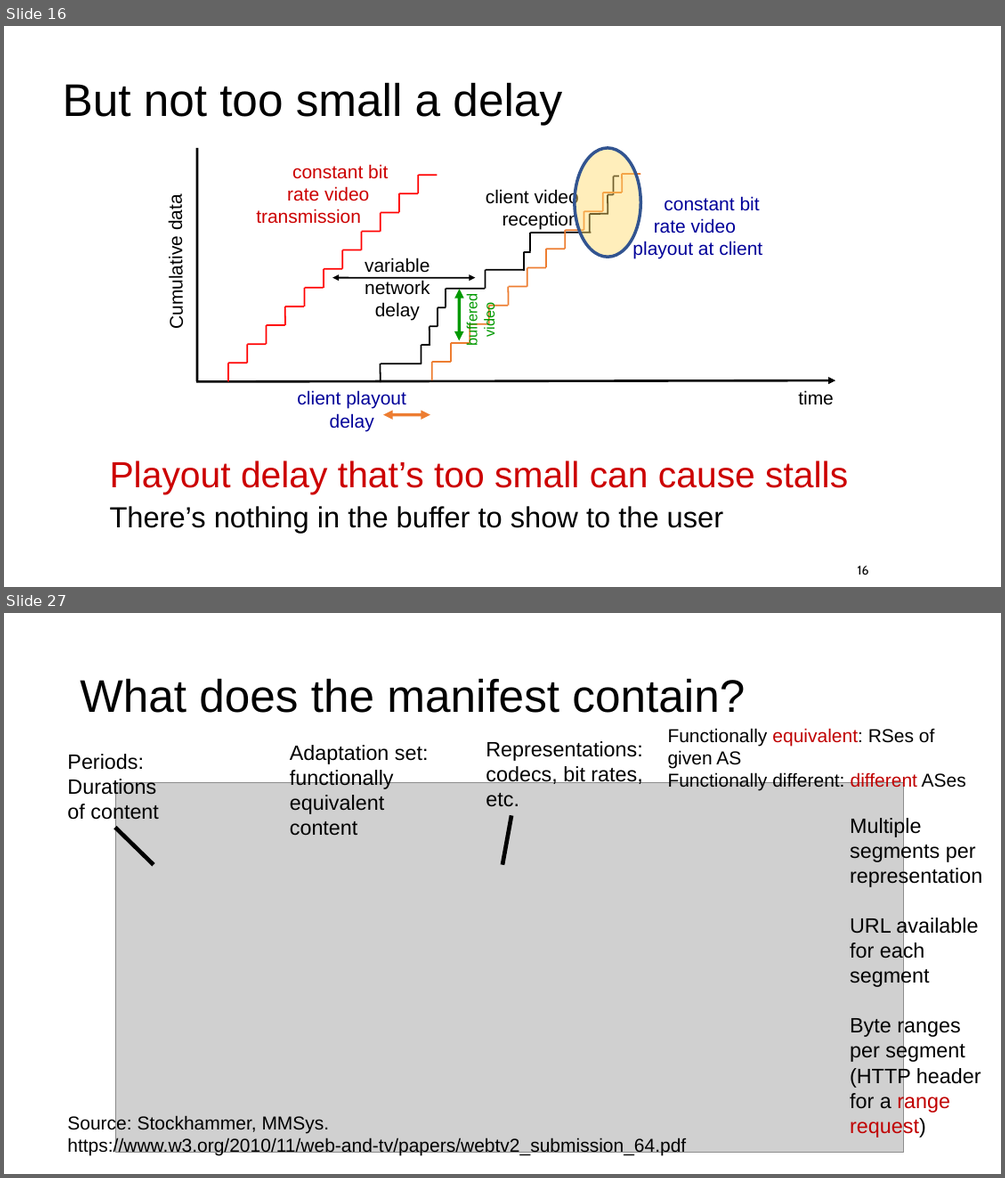
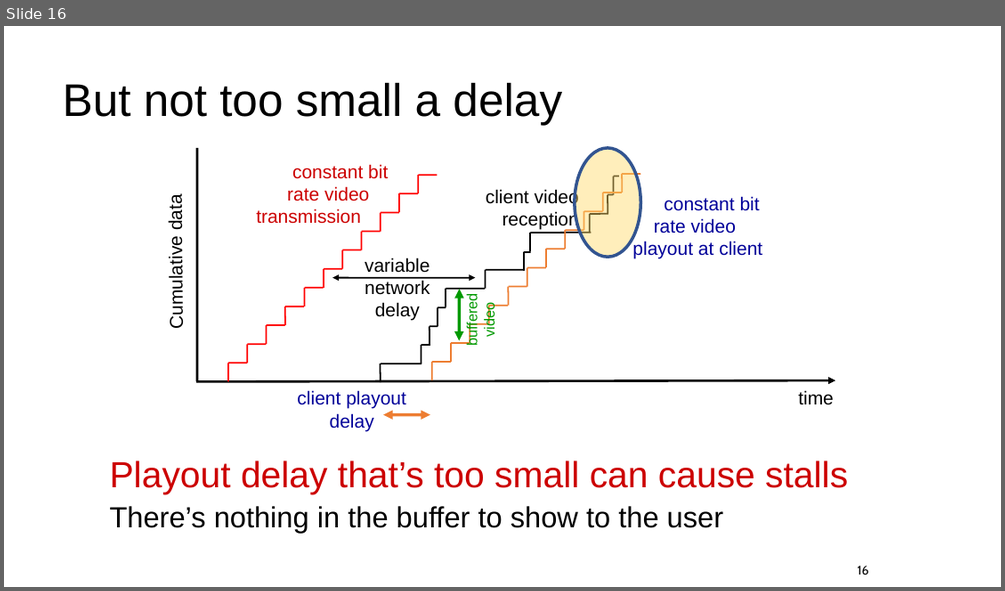
Before and after one commit to ngsrinivas/coursegen, a slide deck: ex/352-F24/staging/352-F24/lectures/09-app-video.pptx. Shown one above the other, each under a label of ours: slides 16 and 27 before the commit, slide 16 after it; the slides between them are not shown. The pictures are 1005x1178 and 1005x591 pixels, drawn with LibreOffice and Linux fonts; fonts in the diff are those of the drawing; grey boxes stand for pictures. Boxes give left, top, right and bottom in pixels: in the first picture for what was removed or moved away, otherwise in the second. Text is boxed around its words. In the diff, an @@ line names an element or a change of style, - is before the commit and + after.

```diff
--- a/ex/352-F24/staging/352-F24/lectures/09-app-video.pptx
+++ b/ex/352-F24/staging/352-F24/lectures/09-app-video.pptx
@@ slide 27 removed at box(4, 613, 1001, 1174), background #FFFFFF @@
@@ title removed at box(80, 678, 744, 713) @@
-What does the manifest contain?
@@ text removed at box(290, 745, 429, 835) @@
-Adaptation set: functionally equivalent content
@@ text removed at box(485, 741, 642, 806) @@
-Representations: codecs, bit rates, etc.
@@ text removed at box(668, 728, 966, 791) @@
-Functionally equivalent: RSes of given AS
-Functionally different: different ASes
@@ text removed at box(67, 754, 159, 823) @@
-Periods:
-Durations of content
@@ picture removed at box(115, 782, 904, 1151) @@
@@ line removed from (512, 816) to (502, 865) @@
@@ text removed at box(850, 817, 982, 1137) @@
-Multiple segments per representation
-URL available for each segment
-Byte ranges per segment (HTTP header for a range request)
@@ line removed from (115, 827) to (154, 865) @@
@@ text removed at box(67, 1114, 686, 1156) @@
-Source: Stockhammer, MMSys.
-https://www.w3.org/2010/11/web-and-tv/papers/webtv2_submission_64.pdf
```
Also in this commit, not shown: 15 other slides removed, 4 other files.
